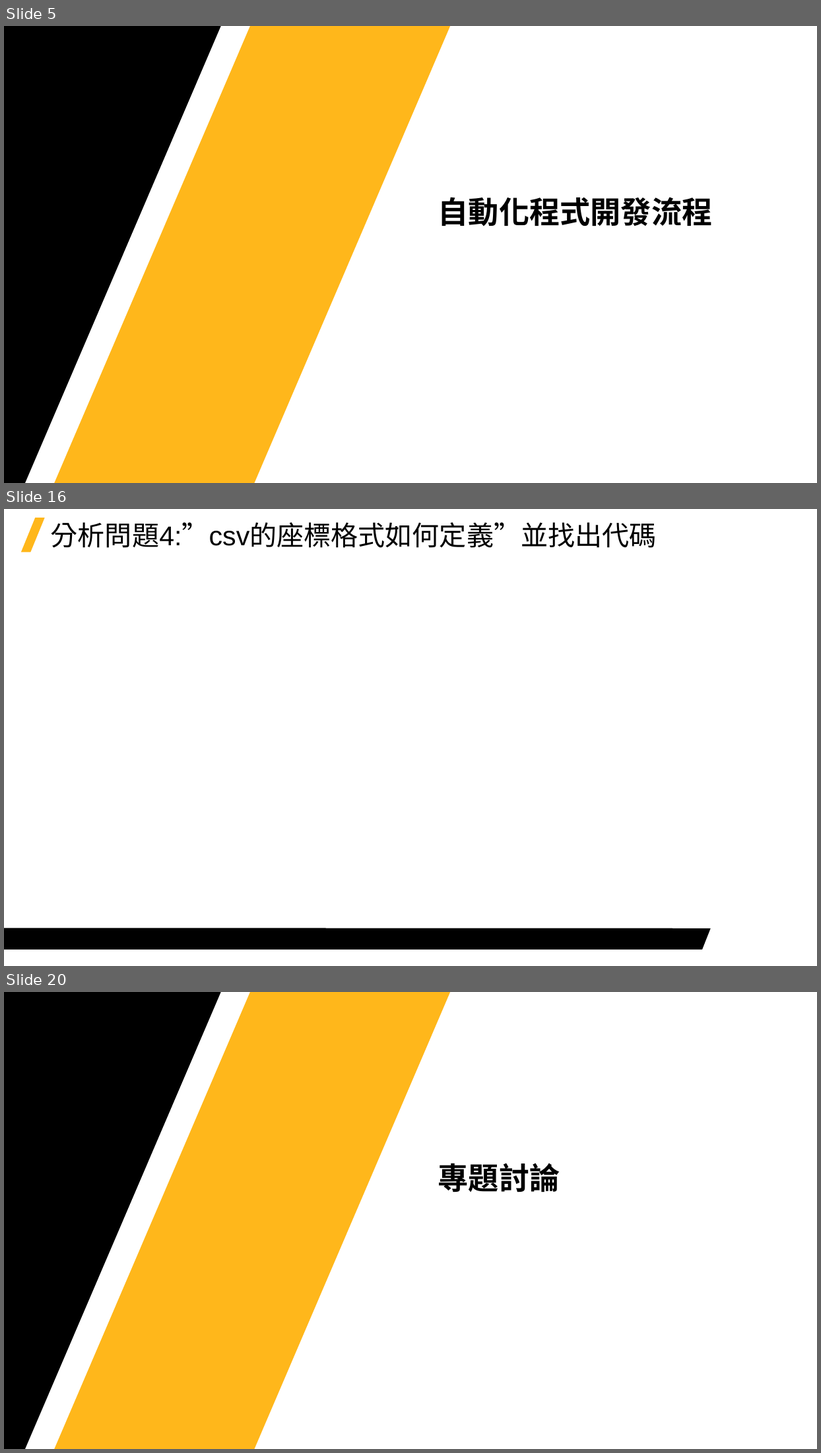
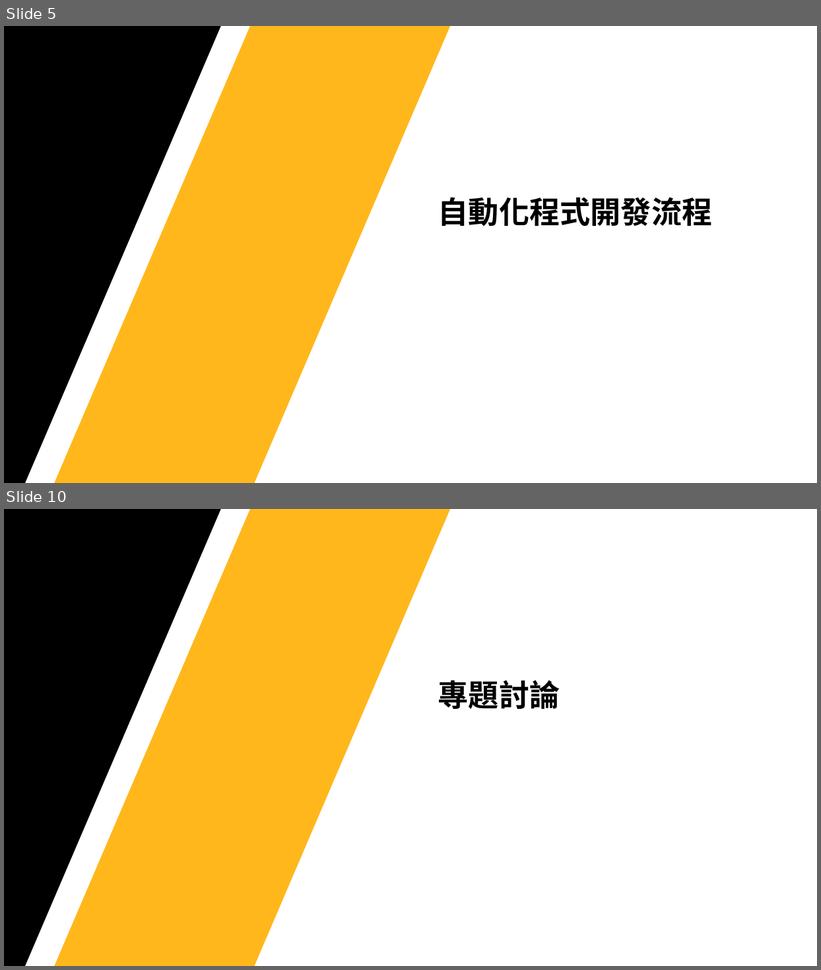
Before and after one commit to Jerrick-cheng/AEDT-Automation-Camp, a slide deck: 上課教材/Week2.pptx. Shown one above the other, each under a label of ours: slides 5, 16 and 20 before the commit, slides 5 and 10 after it; the slides between them are not shown. The pictures are 821x1453 and 821x970 pixels, drawn with LibreOffice and Linux fonts; fonts in the diff are those of the drawing; background and template pictures are left out. Boxes give left, top, right and bottom in pixels: in the first picture for what was removed or moved away, otherwise in the second. Text is boxed around its words. In the diff, an @@ line names an element or a change of style, - is before the commit and + after.

```diff
--- a/上課教材/Week2.pptx
+++ b/上課教材/Week2.pptx
@@ slide 16 removed at (x1=4, y1=509, x2=817, y2=966), background #FFFFFF @@
@@ parallelogram removed at (x1=21, y1=518, x2=45, y2=552) @@
@@ title removed at (x1=51, y1=522, x2=657, y2=548) @@
-分析問題4:”csv的座標格式如何定義”並找出代碼
@@ freeform shape removed at (x1=4, y1=929, x2=711, y2=950) @@
@@ what was slide 20 is now slide 10 @@
```
Also in this commit, not shown: 5 slides changed, 9 other slides removed, 5 other files.
